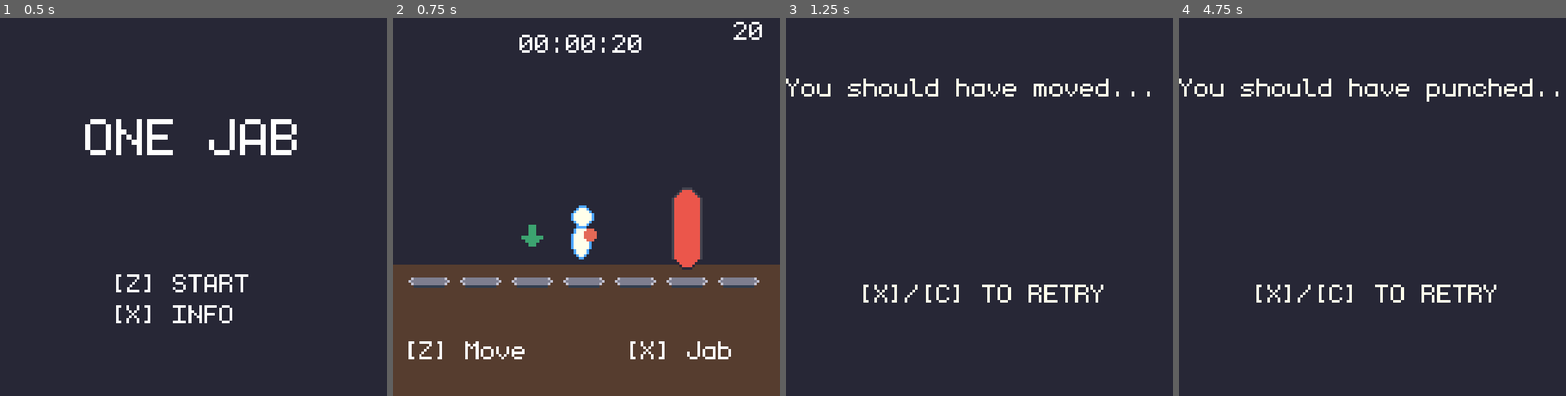
Above: before the commit, frames 1-4 (left to right).
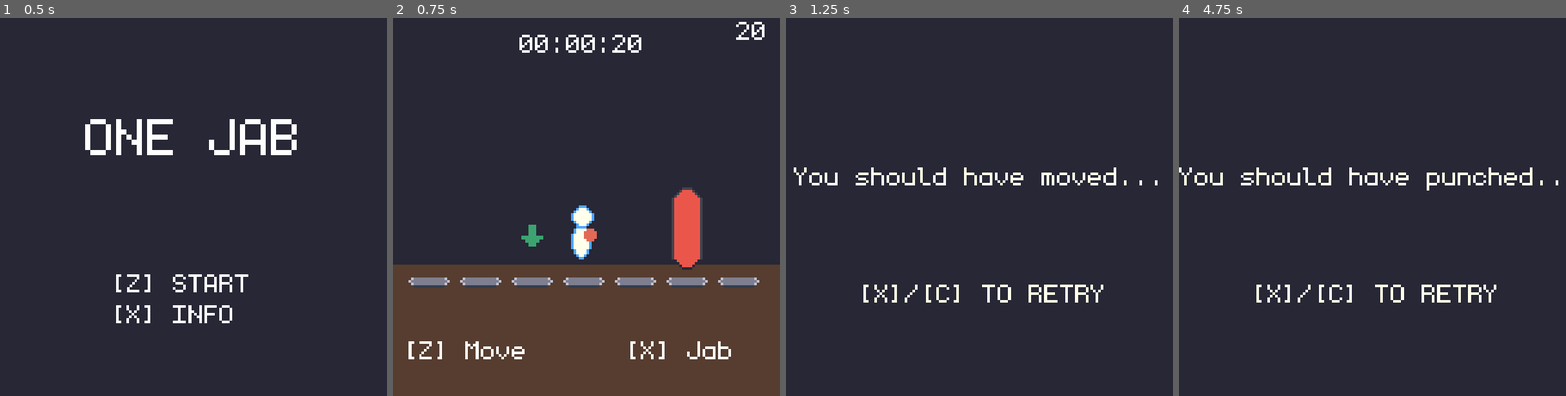
Above: after the commit, the same moments.

Repository: sugarvoid/one-jab
Game: Godot game, scene res://game/scenes/game.tscn
Same seed, same stepped clock (60 frames per second), same inputs: the game is played once before the commit and once after it.
Inputs:
- Up to frame 1 (0.5 s): no input
- Up to frame 2 (0.75 s): tap Enter at 0.5 s; hold Z (move) from 0.53 s (still down)
- Up to frame 3 (1.25 s): keep holding Z (move); tap X (poke) at 0.8 s
- Up to frame 4 (4.75 s): tap Space at 1.25 s; release Z (move) at 1.28 s; tap X (poke) at 1.35, 2.3, 2.85, 3.8, 4.35 s; tap Z (move) at 1.55, 3.05, 4.55 s; hold Z (move) 2.03-2.78 s; hold Z (move) 3.53-4.28 s; tap Escape (ui_cancel) at 4.15 s

Frame 1 is identical in both runs. In frame 2, 0.2% of the frame differs, in the area x 88-96%, y 1-6%; in frame 3, 2.1%; in frame 4, 2.4%, in the area x 0-98%, y 16-46%.

Commit message:
Code clean up

Diff:
--- a/game/scenes/game.tscn
+++ b/game/scenes/game.tscn
@@ -290,8 +290,19 @@
 position = Vector2(134, 106)
 texture = ExtResource("3_jdgb7")
 
+[node name="lblHits" type="Label" parent="PlayScreen"]
+offset_left = 133.0
+offset_top = -1.0
+offset_right = 145.0
+offset_bottom = 16.0
+pivot_offset = Vector2(5.725, 8.385)
+theme_override_fonts/font = ExtResource("2_phegq")
+text = "50"
+horizontal_alignment = 1
+vertical_alignment = 1
+
 [node name="PunchingBag" type="AnimatedSprite2D" parent="PlayScreen"]
-position = Vector2(19, 29)
+position = Vector2(14, 84)
 sprite_frames = SubResource("SpriteFrames_pxre2")
 animation = &"hit"
 
@@ -323,14 +334,6 @@
 position = Vector2(32, 88)
 sprite_frames = SubResource("SpriteFrames_88ot1")
 animation = &"punch"
-
-[node name="lblHits" type="Label" parent="PlayScreen"]
-offset_left = 132.0
-offset_top = 1.0
-offset_right = 156.0
-offset_bottom = 18.0
-theme_override_fonts/font = ExtResource("2_phegq")
-text = "50"
 
 [node name="TextureProgressBar" type="TextureProgressBar" parent="PlayScreen"]
 offset_left = -90.0
@@ -368,10 +371,27 @@
 theme_override_fonts/font = ExtResource("2_phegq")
 text = "[X]/[C] TO RETRY"
 
-[node name="LblMessage" type="Label" parent="GameOver"]
-offset_top = 23.0
-offset_right = 156.0
-offset_bottom = 100.0
+[node name="LblTime" type="Label" parent="GameOver"]
+offset_top = 30.0
+offset_right = 300.0
+offset_bottom = 166.0
+scale = Vector2(0.5, 0.5)
 theme_override_colors/font_color = Color(1, 1, 0.921569, 1)
 theme_override_fonts/font = ExtResource("2_phegq")
-text = "[X]/[C] TO RETRY"
+theme_override_font_sizes/font_size = 32
+text = "0:20:00"
+horizontal_alignment = 1
+vertical_alignment = 1
+
+[node name="LblMisses" type="Label" parent="GameOver"]
+offset_left = -161.0
+offset_top = 68.0
+offset_right = 139.0
+offset_bottom = 158.0
+scale = Vector2(0.5, 0.5)
+theme_override_colors/font_color = Color(1, 1, 0.921569, 1)
+theme_override_fonts/font = ExtResource("2_phegq")
+theme_override_font_sizes/font_size = 32
+text = "Misses: 00"
+horizontal_alignment = 1
+vertical_alignment = 1
--- a/game/scripts/game.gd
+++ b/game/scripts/game.gd
@@ -5,6 +5,7 @@
 @onready var marker: AnimatedSprite2D = get_node("PlayScreen/marker")
 @onready var lbl_hits_left: Label = get_node("PlayScreen/lblHits")
 @onready var lbl_time: Label = get_node("PlayScreen/LblTime")
+@onready var stopwatch: Node = get_node("PlayScreen/Stopwatch")
 
 const HITS_NEEDED: int = 20
 const slots: Array[int] = [
@@ -33,12 +34,12 @@
 
 
 func _process(_delta: float):
-	lbl_time.text = $PlayScreen/Stopwatch.get_time()
+	lbl_time.text = stopwatch.get_time()
 	update_player()
 	update_bag()
 
 
-func update_bag():
+func update_bag() -> void:
 	marker.position = Vector2(slots[bags_next_pos], 85)
 	if bag_slot < player_slot:
 		punching_bag.scale.x = 1
@@ -47,7 +48,7 @@
 	punching_bag.position = Vector2(slots[bag_slot], 85)
 
 
-func update_player():
+func update_player() -> void:
 	if bag_slot < player_slot:
 		player.scale.x = 1
 	elif bag_slot > player_slot:
@@ -55,21 +56,21 @@
 	player.position = Vector2(slots[player_slot], 88)
 
 
-func update_hud():
+func update_hud() -> void:
 	lbl_hits_left.text = str(hits_left)
 
 
-func switch_screen(new_screen: int):
+func switch_screen(new_screen: int) -> void:
 	self.game_state = new_screen
 	var stating = get_starter_pos()
-	$PlayScreen/Stopwatch.stop()
+	stopwatch.stop()
 	match new_screen:
 		0:
 			$PlayScreen.hide()
 			$GameOver.hide()
 			$StartScreen.show()
 		1:
-			$PlayScreen/Stopwatch.start()
+			stopwatch.start()
 			bags_next_pos = stating.pop_front()
 			lives = 3
 			hits_left = HITS_NEEDED
@@ -91,7 +92,7 @@
 	arr.shuffle()
 	return arr
 
-func player_punch():
+func player_punch() -> void:
 	if player_slot == (bag_slot - 1) or player_slot == bag_slot + 1:
 		player.play("punch")
 		punching_bag.play("hit")
@@ -103,12 +104,13 @@
 		set_gameoever_text("You should have moved...")
 		gameover()
 	if hits_left == 0:
-		set_gameoever_text(str("you win\n",$PlayScreen/Stopwatch.get_time()))
-		$PlayScreen/Stopwatch.stop()
+		set_gameoever_text(str("Time\n",stopwatch.get_time()))
+		# set_gameoever_text(str("Time\n",stopwatch.get_time(), "\n", "Misses: ", misses))
+		stopwatch.stop()
 		gameover()
 
 
-func move_bag():
+func move_bag() -> void:
 	bag_slot = bags_next_pos
 	var new_pos = randi_range(0,6)
 	while new_pos == bags_next_pos or new_pos == clamp(bags_next_pos - 1, 0, 6) or new_pos == clamp(bags_next_pos + 1, 0, 5):
@@ -117,7 +119,7 @@
 	bags_next_pos = new_pos
 
 
-func _input(event):
+func _input(event) -> void:
 	match game_state:
 		0:
 			if event.is_action_pressed("move") or event.is_action_pressed("poke"):
@@ -138,16 +140,16 @@
 
 
 func gameover() -> void:
-	$PlayScreen/Stopwatch.stop()
+	stopwatch.stop()
 	self.switch_screen(2)
 
-func set_gameoever_text(text: String):
-	$GameOver/LblMessage.text = text
+func set_gameoever_text(text: String) -> void:
+	$GameOver/LblTime.text = text
 
-func  move_player():
-	if $PlayScreen/Player.scale.x == 1 and player_slot != (bag_slot + 1):
+func  move_player() -> void:
+	if player.scale.x == 1 and player_slot != (bag_slot + 1):
 		player_slot -= 1
-	elif $PlayScreen/Player.scale.x == -1 and player_slot != (bag_slot - 1):
+	elif player.scale.x == -1 and player_slot != (bag_slot - 1):
 		player_slot += 1
 	else:
 		print("Miss movement. Game Over")
--- a/game/scripts/stopwatch.gd
+++ b/game/scripts/stopwatch.gd
@@ -7,12 +7,13 @@
 func _ready():
 	start()
 
-func _process(_delta: float):
+
+func _process(_delta: float) -> void:
 	if running:
 		get_time()
 
 
-func start():
+func start() -> void:
 	running = true
 	start_time = Time.get_ticks_msec()
 
@@ -24,8 +25,8 @@
 	var seconds = elapsed / 1000 % 60
 	var miliseconds = elapsed / 10 % 100
 
-	var labelText = "%02d:%02d:%02d" % [minutes, seconds, miliseconds]
-	return labelText
+	var time_string: String = "%02d:%02d:%02d" % [minutes, seconds, miliseconds]
+	return time_string
 
-func stop():
+func stop() -> void:
 	running = false
